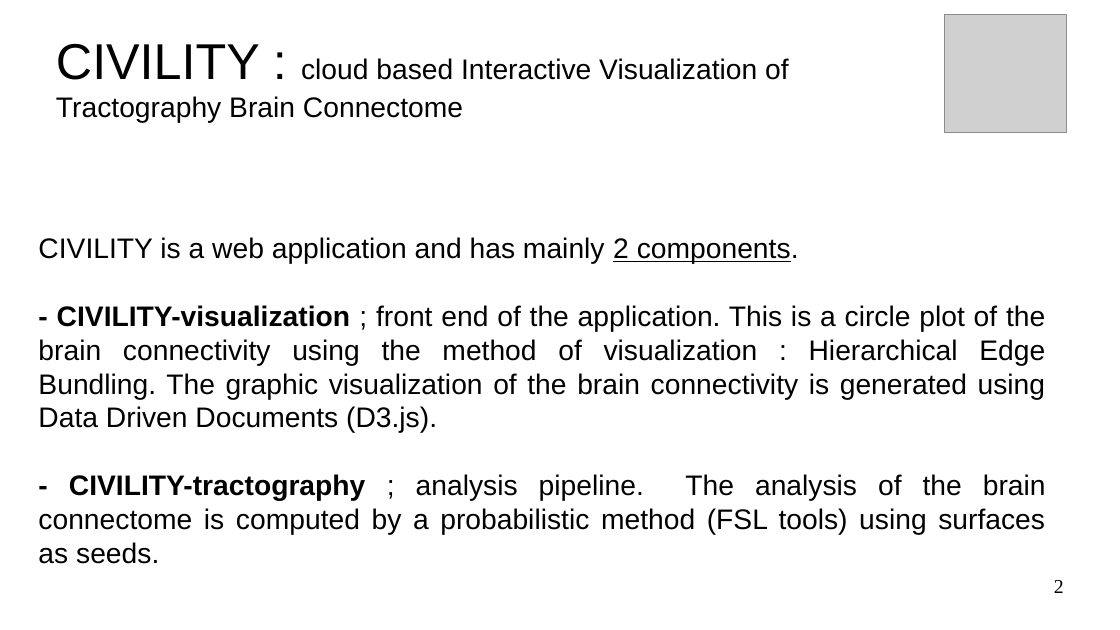
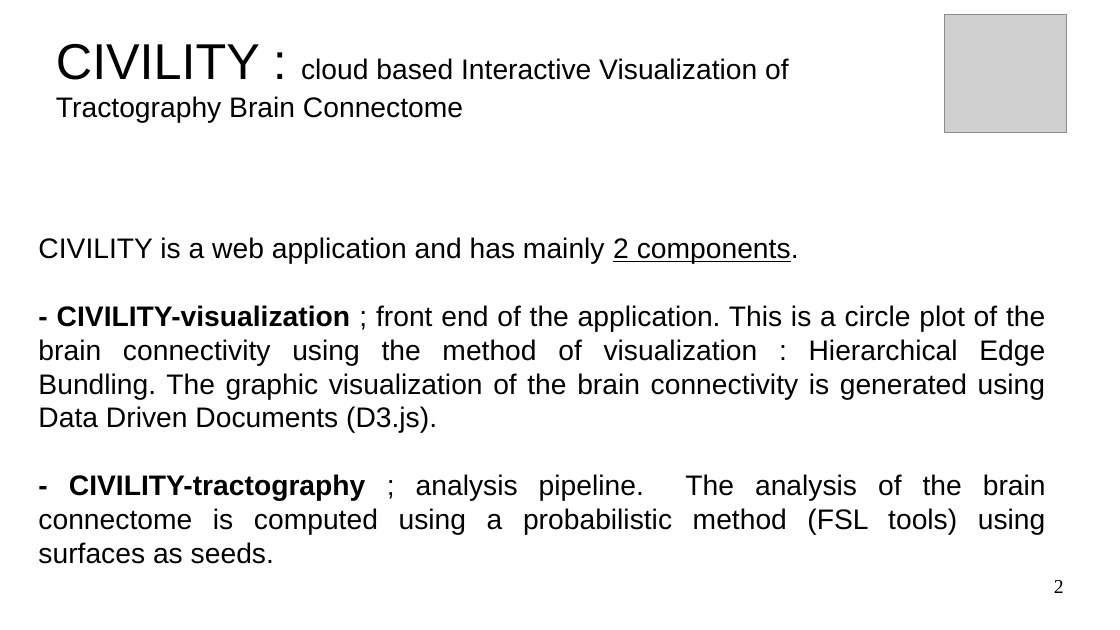
Before and after one commit to NIRALUser/CIVILITY, a slide deck: slide 2 of doc/tutorialCIVILITY.odp. Drawn at 1120x630 pixels with LibreOffice and Linux fonts; fonts in the diff are those of the drawing; grey boxes stand for pictures; background and template pictures are left out. Boxes give left, top, right and bottom in pixels: in the first picture for what was removed or moved away, otherwise in the second. Text is boxed around its words. In the diff, an @@ line names an element or a change of style, - is before the commit and + after.

```diff
--- a/doc/tutorialCIVILITY.odp
+++ b/doc/tutorialCIVILITY.odp
@@ text at bbox=[38, 474, 1046, 564]: text changed @@
-- CIVILITY-tractography ; analysis pipeline. The analysis of the brain connectome is computed by a probabilistic method (FSL tools) using surfaces as seeds.
+- CIVILITY-tractography ; analysis pipeline. The analysis of the brain connectome is computed using a probabilistic method (FSL tools) using surfaces as seeds.
```
Also in this commit, not shown: 3 other files.
